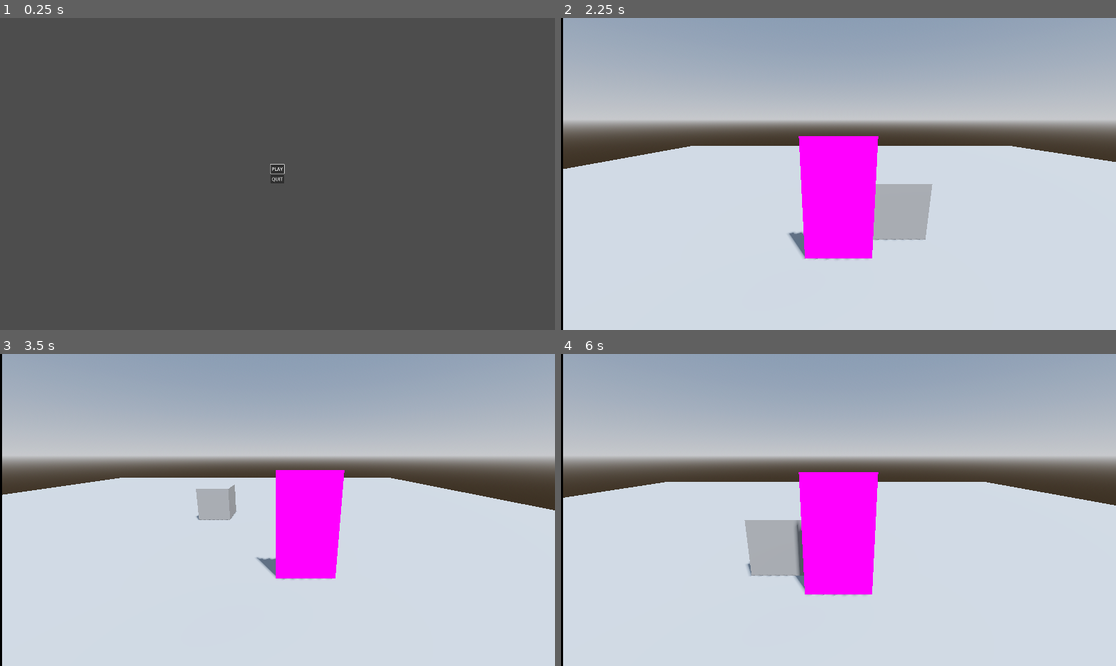
Above: before the commit, frames 1-4 (two rows, left to right).
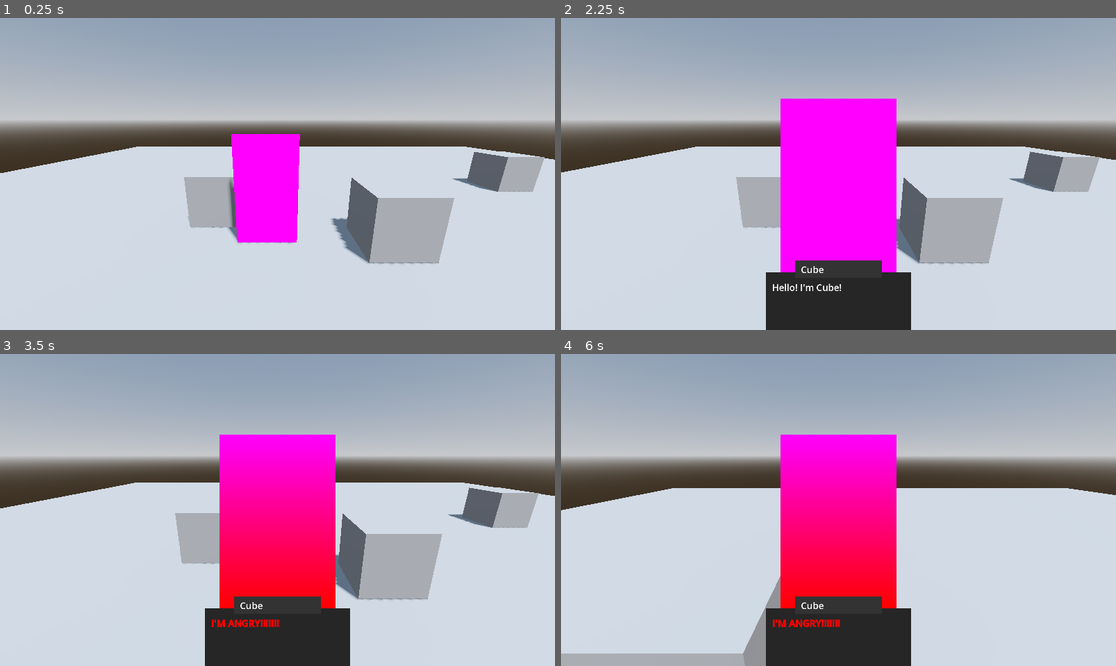
Above: after the commit, the same moments.

Repository: OIIOIIOI/gwj-79-v2
Game: Godot game, scene res://scenes/main/main.tscn
Same seed, same stepped clock (60 frames per second), same inputs: the game is played once before the commit and once after it. Before the commit the project starts from res://scenes/ui/title_screen/title_screen.tscn.
Inputs (mouse positions are in pixels of both pictures, inside the frame that each line leads up to):
- Up to frame 1 (0.25 s): no input
- Up to frame 2 (2.25 s): click (838, 167) at 0.5 s, where only the run before the commit has a clickable "PLAY"; hold Right (move_right) 1.28-2.03 s; tap E (action) at 1.35, 2.1 s; hold Down (move_down) from 2.03 s (still down)
- Up to frame 3 (3.5 s): release Down (move_down) at 2.78 s; hold Right (move_right) from 2.78 s (still down); tap E (action) at 2.85 s
- Up to frame 4 (6 s): release Right (move_right) at 3.53 s; hold Up (move_up) 3.53-4.28 s; tap E (action) every 0.75 s from 3.6 to 5.85 s; hold Left (move_left) 4.28-5.78 s; tap Enter at 5.75 s; hold Down (move_down) from 5.78 s (still down)

The runs differ from the first frame. In frame 1, 97% of the frame differs, in the area x 0-100%, y 0-100%; in frame 2, 18%; in frame 3, 25%; in frame 4, 22%.

Commit message:
dialog/interaction system

Diff:
--- /dev/null
+++ b/assets/ui/game_theme.tres
@@ -0,0 +1,12 @@
+[gd_resource type="Theme" load_steps=2 format=3 uid="uid://c4u5s2llrmm4u"]
+
+[sub_resource type="StyleBoxFlat" id="StyleBoxFlat_mldtx"]
+bg_color = Color(0.15, 0.15, 0.15, 1)
+
+[resource]
+default_font_size = 32
+MarginContainer/constants/margin_bottom = 20
+MarginContainer/constants/margin_left = 20
+MarginContainer/constants/margin_right = 20
+MarginContainer/constants/margin_top = 20
+Panel/styles/panel = SubResource("StyleBoxFlat_mldtx")
--- /dev/null
+++ b/autoload/game_data.gd
@@ -0,0 +1,4 @@
+extends Node
+
+
+var steps: Array[String] = []
--- a/autoload/game_events.gd
+++ b/autoload/game_events.gd
@@ -1,4 +1,5 @@
 extends Node
 
 
-#signal example(param: int)
+signal dialog_started()
+signal dialog_ended()
--- a/project.godot
+++ b/project.godot
@@ -11,16 +11,19 @@
 [application]
 
 config/name="GWJ 79 v2"
-run/main_scene="res://scenes/ui/title_screen/title_screen.tscn"
+run/main_scene="res://scenes/main/main.tscn"
 config/features=PackedStringArray("4.3", "Forward Plus")
 run/max_fps=60
-config/icon="res://icon.svg"
 
 [autoload]
 
 GameEnums="*res://autoload/game_enums.gd"
 GameEvents="*res://autoload/game_events.gd"
 SceneTransition="*res://autoload/scene_transition.tscn"
+
+[debug]
+
+gdscript/warnings/unused_signal=0
 
 [display]
 
@@ -38,8 +41,18 @@
 "res://addons/": "gray",
 "res://assets/": "orange",
 "res://autoload/": "pink",
+"res://resources/": "blue",
 "res://scenes/": "teal"
 }
+
+[global_group]
+
+interactables=""
+player=""
+
+[gui]
+
+theme/custom="res://assets/ui/game_theme.tres"
 
 [input]
 
@@ -91,3 +104,10 @@
 , Object(InputEventJoypadButton,"resource_local_to_scene":false,"resource_name":"","device":-1,"button_index":2,"pressure":0.0,"pressed":true,"script":null)
 ]
 }
+
+[layer_names]
+
+3d_physics/layer_1="world"
+3d_physics/layer_2="player"
+3d_physics/layer_3="interactable"
+3d_physics/layer_4="npc"
--- /dev/null
+++ b/resources/cube_dialog.tres
@@ -0,0 +1,44 @@
+[gd_resource type="Resource" script_class="Dialog" load_steps=10 format=3 uid="uid://bjnfa1aj6pb1n"]
+
+[ext_resource type="Script" path="res://resources/dialog_chunk.gd" id="1_1nhan"]
+[ext_resource type="Script" path="res://resources/game_action.gd" id="2_7cbtm"]
+[ext_resource type="Script" path="res://resources/dialog.gd" id="2_8sg7q"]
+
+[sub_resource type="Resource" id="Resource_0bvdo"]
+script = ExtResource("1_1nhan")
+speaker_name = ""
+text = "You approach the strange cube in the middle of the town square..."
+style = 1
+actions = Array[ExtResource("2_7cbtm")]([])
+
+[sub_resource type="PlaceholderTexture2D" id="PlaceholderTexture2D_xrxxu"]
+size = Vector2(400, 600)
+
+[sub_resource type="Resource" id="Resource_mo0k1"]
+script = ExtResource("1_1nhan")
+speaker_name = "Cube"
+sprite = SubResource("PlaceholderTexture2D_xrxxu")
+text = "Hello! I'm Cube!"
+style = 0
+actions = Array[ExtResource("2_7cbtm")]([])
+
+[sub_resource type="Gradient" id="Gradient_6vnmv"]
+colors = PackedColorArray(1, 0, 1, 1, 1, 0, 0, 1)
+
+[sub_resource type="GradientTexture2D" id="GradientTexture2D_dgn88"]
+gradient = SubResource("Gradient_6vnmv")
+width = 400
+height = 600
+fill_to = Vector2(0, 1)
+
+[sub_resource type="Resource" id="Resource_nqyxj"]
+script = ExtResource("1_1nhan")
+speaker_name = "Cube"
+sprite = SubResource("GradientTexture2D_dgn88")
+text = "I'M ANGRY!!!!!!!"
+style = 2
+actions = Array[ExtResource("2_7cbtm")]([])
+
+[resource]
+script = ExtResource("2_8sg7q")
+chunks = Array[ExtResource("1_1nhan")]([SubResource("Resource_0bvdo"), SubResource("Resource_mo0k1"), SubResource("Resource_nqyxj")])
--- /dev/null
+++ b/resources/dialog.gd
@@ -0,0 +1,5 @@
+extends Resource
+class_name Dialog
+
+
+@export var chunks: Array[DialogChunk] = []
--- /dev/null
+++ b/resources/dialog_chunk.gd
@@ -0,0 +1,15 @@
+extends Resource
+class_name DialogChunk
+
+enum DIALOG_CHUNK_STYLE {
+	Normal,
+	Comment,
+	Red,
+}
+
+
+@export var speaker_name := ""
+@export var sprite: Texture2D = null
+@export var text := ""
+@export var style: DialogChunk.DIALOG_CHUNK_STYLE = DIALOG_CHUNK_STYLE.Normal
+@export var actions: Array[GameAction] = []
--- /dev/null
+++ b/resources/game_action.gd
@@ -0,0 +1,6 @@
+extends Resource
+class_name GameAction
+
+
+@export var name := ""
+@export var value := ""
--- /dev/null
+++ b/scenes/components/interaction_component/interaction_component.gd
@@ -0,0 +1,33 @@
+extends Area3D
+class_name InteractionComponent
+
+
+@export var actions: Array[GameAction] = []
+@export var dialog: Dialog
+@export var radius := 1.0
+
+
+var is_active := false
+
+
+@onready var collision_shape_3d: CollisionShape3D = $CollisionShape3D
+
+
+func _ready() -> void:
+	var shape = collision_shape_3d.shape as CylinderShape3D
+	shape.radius = radius
+
+	body_entered.connect(on_body_entered)
+	body_exited.connect(on_body_exited)
+
+
+func on_body_entered(body: Node3D) -> void:
+	#print("on_body_entered", body.name)
+	if body is Player:
+		is_active = true
+
+
+func on_body_exited(body: Node3D) -> void:
+	#print("on_body_exited", body.name)
+	if body is Player:
+		is_active = false
--- /dev/null
+++ b/scenes/components/interaction_component/interaction_component.tscn
@@ -0,0 +1,12 @@
+[gd_scene load_steps=3 format=3 uid="uid://b1ld03ghdjeed"]
+
+[ext_resource type="Script" path="res://scenes/components/interaction_component/interaction_component.gd" id="1_6cic1"]
+
+[sub_resource type="CylinderShape3D" id="CylinderShape3D_7fefi"]
+radius = 1.0
+
+[node name="InteractionComponent" type="Area3D" groups=["interactables"]]
+script = ExtResource("1_6cic1")
+
+[node name="CollisionShape3D" type="CollisionShape3D" parent="."]
+shape = SubResource("CylinderShape3D_7fefi")
--- /dev/null
+++ b/scenes/components/interaction_manager/interaction_manager.gd
@@ -0,0 +1,82 @@
+extends Node
+class_name InteractionManager
+
+
+@export var dialog_ui: DialogUI
+@export var can_interact := true
+
+
+func _ready() -> void:
+	GameEvents.dialog_started.connect(on_dialog_started)
+	GameEvents.dialog_ended.connect(on_dialog_ended)
+
+
+func _process(_delta: float) -> void:
+	if can_interact && Input.is_action_just_pressed(&"action"):
+		activate_closest_interactable()
+
+
+func activate_closest_interactable() -> void:
+	var all_active := get_active_interactables()
+	#print("Found ", all_active.size(), " interactables")
+	var closest := get_closest_interactable(all_active)
+	#print("Closest: ", closest.name if closest else "None")
+	if closest:
+		activate_interactable(closest)
+
+
+func get_active_interactables() -> Array[InteractionComponent]:
+	var active_interactables: Array[InteractionComponent] = []
+
+	var interactables = get_tree().get_nodes_in_group(&"interactables")
+	for interactable in interactables:
+		if interactable is InteractionComponent:
+			if interactable.is_active:
+				active_interactables.append(interactable)
+
+	return active_interactables
+
+
+func get_closest_interactable(interactables: Array[InteractionComponent]) -> InteractionComponent:
+	if interactables.size() == 0:
+		return null
+	elif interactables.size() == 1:
+		return interactables[0]
+	else:
+		var player = get_tree().get_first_node_in_group(&"player")
+		if player is Player:
+			var closest_interactable := interactables[0]
+			var closest_distance := INF
+			var player_position: Vector3 = player.global_position
+			for interactable in interactables:
+				var distance := interactable.global_position.distance_squared_to(player_position)
+				if distance < closest_distance:
+					closest_distance = distance
+					closest_interactable = interactable
+			return closest_interactable
+		else:
+			return interactables[0]
+
+
+func activate_interactable(interactable: InteractionComponent) -> void:
+	#print("Activating ", interactable.name)
+	if interactable.dialog && dialog_ui:
+		dialog_ui.start_dialog(interactable.dialog)
+
+	if interactable.actions:
+		for action in interactable.actions:
+			execute_action(action)
+
+
+func execute_action(action:GameAction) -> void:
+	match action:
+		_:
+			print(action.name, ": ", action.value)
+
+
+func on_dialog_started() -> void:
+	can_interact = false
+
+
+func on_dialog_ended() -> void:
+	can_interact = true
--- /dev/null
+++ b/scenes/components/interaction_manager/interaction_manager.tscn
@@ -0,0 +1,6 @@
+[gd_scene load_steps=2 format=3 uid="uid://bdxgb2cbruj11"]
+
+[ext_resource type="Script" path="res://scenes/components/interaction_manager/interaction_manager.gd" id="1_s38sf"]
+
+[node name="InteractionManager" type="Node"]
+script = ExtResource("1_s38sf")
--- a/scenes/locations/town_square/town_square.tscn
+++ b/scenes/locations/town_square/town_square.tscn
@@ -1,4 +1,8 @@
-[gd_scene load_steps=5 format=3 uid="uid://ceqi82i6u6pkp"]
+[gd_scene load_steps=10 format=3 uid="uid://ceqi82i6u6pkp"]
+
+[ext_resource type="PackedScene" uid="uid://b1ld03ghdjeed" path="res://scenes/components/interaction_component/interaction_component.tscn" id="1_7ivpw"]
+[ext_resource type="Script" path="res://resources/game_action.gd" id="2_4t0ku"]
+[ext_resource type="Resource" uid="uid://bjnfa1aj6pb1n" path="res://resources/cube_dialog.tres" id="2_qdubf"]
 
 [sub_resource type="WorldBoundaryShape3D" id="WorldBoundaryShape3D_ojx1x"]
 
@@ -8,6 +12,16 @@
 [sub_resource type="BoxShape3D" id="BoxShape3D_mp5tw"]
 
 [sub_resource type="BoxMesh" id="BoxMesh_sfaif"]
+
+[sub_resource type="Resource" id="Resource_n60lr"]
+script = ExtResource("2_4t0ku")
+name = "add_step"
+value = "step_a"
+
+[sub_resource type="Resource" id="Resource_a42ge"]
+script = ExtResource("2_4t0ku")
+name = "update_score"
+value = "42"
 
 [node name="TownSquare" type="Node3D"]
 
@@ -21,9 +35,50 @@
 
 [node name="Cube" type="StaticBody3D" parent="."]
 transform = Transform3D(1, 0, 0, 0, 1, 0, 0, 0, 1, 0, 0.5, 0)
+collision_layer = 8
+collision_mask = 3
 
 [node name="CollisionShape3D" type="CollisionShape3D" parent="Cube"]
 shape = SubResource("BoxShape3D_mp5tw")
 
 [node name="MeshInstance3D" type="MeshInstance3D" parent="Cube"]
 mesh = SubResource("BoxMesh_sfaif")
+
+[node name="CubeIC" parent="Cube" instance=ExtResource("1_7ivpw")]
+collision_layer = 4
+collision_mask = 2
+actions = Array[ExtResource("2_4t0ku")]([SubResource("Resource_n60lr"), SubResource("Resource_a42ge")])
+dialog = ExtResource("2_qdubf")
+
+[node name="Cube2" type="StaticBody3D" parent="."]
+transform = Transform3D(1, 0, 0, 0, 1, 0, 0, 0, 1, 5, 0.5, -3)
+collision_layer = 8
+collision_mask = 3
+
+[node name="CollisionShape3D" type="CollisionShape3D" parent="Cube2"]
+shape = SubResource("BoxShape3D_mp5tw")
+
+[node name="MeshInstance3D" type="MeshInstance3D" parent="Cube2"]
+mesh = SubResource("BoxMesh_sfaif")
+
+[node name="Cube2IC" parent="Cube2" instance=ExtResource("1_7ivpw")]
+collision_layer = 4
+collision_mask = 2
+dialog = ExtResource("2_qdubf")
+
+[node name="Cube3" type="StaticBody3D" parent="."]
+transform = Transform3D(1, 0, 0, 0, 1, 0, 0, 0, 1, -3, 0.5, -1)
+collision_layer = 8
+collision_mask = 3
+
+[node name="CollisionShape3D" type="CollisionShape3D" parent="Cube3"]
+shape = SubResource("BoxShape3D_mp5tw")
+
+[node name="MeshInstance3D" type="MeshInstance3D" parent="Cube3"]
+mesh = SubResource("BoxMesh_sfaif")
+
+[node name="Cube3IC" parent="Cube3" instance=ExtResource("1_7ivpw")]
+collision_layer = 4
+collision_mask = 2
+dialog = ExtResource("2_qdubf")
+radius = 3.0
--- a/scenes/main/main.tscn
+++ b/scenes/main/main.tscn
@@ -1,7 +1,9 @@
-[gd_scene load_steps=6 format=3 uid="uid://do5x56a1ql3ul"]
+[gd_scene load_steps=8 format=3 uid="uid://do5x56a1ql3ul"]
 
 [ext_resource type="PackedScene" uid="uid://ceqi82i6u6pkp" path="res://scenes/locations/town_square/town_square.tscn" id="1_4pjjh"]
 [ext_resource type="PackedScene" uid="uid://bm7lmhrturpas" path="res://scenes/player/player.tscn" id="2_5wouh"]
+[ext_resource type="PackedScene" uid="uid://bdxgb2cbruj11" path="res://scenes/components/interaction_manager/interaction_manager.tscn" id="3_sfjks"]
+[ext_resource type="PackedScene" uid="uid://cghqe17ct1qg6" path="res://scenes/ui/dialog_ui/dialog_ui.tscn" id="4_v0f87"]
 
 [sub_resource type="ProceduralSkyMaterial" id="ProceduralSkyMaterial_s7ki5"]
 sky_horizon_color = Color(0.64625, 0.65575, 0.67075, 1)
@@ -30,3 +32,8 @@
 
 [node name="Player" parent="." instance=ExtResource("2_5wouh")]
 transform = Transform3D(1, 0, 0, 0, 1, 0, 0, 0, 1, -2, 0, 0)
+
+[node name="InteractionManager" parent="." node_paths=PackedStringArray("dialog_ui") instance=ExtResource("3_sfjks")]
+dialog_ui = NodePath("../DialogUI")
+
+[node name="DialogUI" parent="." instance=ExtResource("4_v0f87")]
--- a/scenes/player/player.gd
+++ b/scenes/player/player.gd
@@ -3,9 +3,10 @@
 
 
 @export var facing_left := false
+@export var can_move := true
 
 
-const SPEED = 5.0
+const SPEED = 4.0
 
 
 @onready var visuals: Node3D = $Visuals
@@ -16,12 +17,19 @@
 func _ready() -> void:
 	visuals.scale.x = -1.0 if facing_left else 1.0
 
+	GameEvents.dialog_started.connect(on_dialog_started)
+	GameEvents.dialog_ended.connect(on_dialog_ended)
+
 
 func _physics_process(delta: float) -> void:
 	if not is_on_floor():
 		velocity += get_gravity() * delta
 
+	# Get input direction
 	var input_dir := Input.get_vector(&"move_left", &"move_right", &"move_up", &"move_down")
+	if !can_move:
+		input_dir = Vector2.ZERO
+
 	var direction := (transform.basis * Vector3(input_dir.x, 0, input_dir.y)).normalized()
 	if direction:
 		#animation_player.play(&"walk")
@@ -43,3 +51,11 @@
 
 func handle_camera():
 	camera_controller.position = lerp(camera_controller.position, position, 0.15)
+
+
+func on_dialog_started() -> void:
+	can_move = false
+
+
+func on_dialog_ended() -> void:
+	can_move = true
--- a/scenes/player/player.tscn
+++ b/scenes/player/player.tscn
@@ -8,7 +8,9 @@
 [sub_resource type="BoxShape3D" id="BoxShape3D_21n38"]
 size = Vector3(1, 1.8, 0.2)
 
-[node name="Player" type="CharacterBody3D"]
+[node name="Player" type="CharacterBody3D" groups=["player"]]
+collision_layer = 2
+collision_mask = 13
 script = ExtResource("1_35mox")
 
 [node name="Visuals" type="Node3D" parent="."]
--- /dev/null
+++ b/scenes/ui/dialog_ui/dialog_ui.gd
@@ -0,0 +1,98 @@
+extends CanvasLayer
+class_name DialogUI
+
+
+var is_active := false
+var current_dialog: Dialog
+var current_chunk_index := 0
+
+
+@onready var name_panel: Panel = %NamePanel
+@onready var name_label: Label = %NameLabel
+@onready var text_label: RichTextLabel = %TextLabel
+@onready var speaker_sprite: TextureRect = %SpeakerSprite
+
+
+func _ready() -> void:
+	is_active = false
+	reset_ui()
+
+
+func reset_ui() -> void:
+	visible = false
+	name_panel.visible = false
+	name_label.text = ""
+	text_label.text = ""
+	speaker_sprite.texture = null
+
+
+func _process(_delta: float) -> void:
+	if is_active && Input.is_action_just_pressed(&"action"):
+		display_next_chunk()
+
+
+func start_dialog(dialog: Dialog) -> void:
+	if dialog == null || dialog.chunks.size() == 0:
+		return
+
+	visible = true
+	current_dialog = dialog
+	current_chunk_index = 0
+
+	display_current_chunk()
+
+	GameEvents.dialog_started.emit()
+
+	await get_tree().process_frame
+	is_active = true
+
+
+func end_dialog() -> void:
+	reset_ui()
+
+	is_active = false
+	current_dialog = null
+	current_chunk_index = 0
+
+	GameEvents.dialog_ended.emit()
+
+
+func display_current_chunk() -> void:
+	var chunk := current_dialog.chunks[current_chunk_index]
+
+	# Set text style and content
+	text_label.text = ""
+	match chunk.style:
+		DialogChunk.DIALOG_CHUNK_STYLE.Comment:
+			text_label.push_italics()
+			text_label.append_text(chunk.text)
+			text_label.pop()
+		DialogChunk.DIALOG_CHUNK_STYLE.Red:
+			text_label.push_bold()
+			text_label.push_color(Color.RED)
+			text_label.append_text(chunk.text)
+			text_label.pop_all()
+		_:
+			text_label.append_text(chunk.text)
+
+	# Show speaker name if specified
+	if !chunk.speaker_name.is_empty():
+		name_label.text = chunk.speaker_name
+		name_panel.visible = true
+	else:
+		name_label.text = ""
+		name_panel.visible = false
+
+	# Set speaker sprite if specified
+	if chunk.sprite:
+		speaker_sprite.texture = chunk.sprite
+	else:
+		speaker_sprite.texture = null
+
+
+func display_next_chunk() -> void:
+	if current_chunk_index < current_dialog.chunks.size() - 1:
+		current_chunk_index += 1
+		display_current_chunk()
+	else:
+		end_dialog()
--- /dev/null
+++ b/scenes/ui/dialog_ui/dialog_ui.tscn
@@ -0,0 +1,85 @@
+[gd_scene load_steps=4 format=3 uid="uid://cghqe17ct1qg6"]
+
+[ext_resource type="Script" path="res://scenes/ui/dialog_ui/dialog_ui.gd" id="1_g8obg"]
+
+[sub_resource type="PlaceholderTexture2D" id="PlaceholderTexture2D_nvpu7"]
+size = Vector2(400, 600)
+
+[sub_resource type="StyleBoxFlat" id="StyleBoxFlat_xbstx"]
+bg_color = Color(0.2, 0.2, 0.2, 1)
+
+[node name="DialogUI" type="CanvasLayer"]
+script = ExtResource("1_g8obg")
+
+[node name="CenterContainer" type="CenterContainer" parent="."]
+anchors_preset = 7
+anchor_left = 0.5
+anchor_top = 1.0
+anchor_right = 0.5
+anchor_bottom = 1.0
+grow_horizontal = 2
+grow_vertical = 0
+
+[node name="VBoxContainer" type="VBoxContainer" parent="CenterContainer"]
+layout_mode = 2
+theme_override_constants/separation = 0
+
+[node name="SpeakerSprite" type="TextureRect" parent="CenterContainer/VBoxContainer"]
+unique_name_in_owner = true
+layout_mode = 2
+size_flags_vertical = 8
+texture = SubResource("PlaceholderTexture2D_nvpu7")
+stretch_mode = 5
+
+[node name="NamePanel" type="Panel" parent="CenterContainer/VBoxContainer/SpeakerSprite"]
+unique_name_in_owner = true
+z_index = 1
+custom_minimum_size = Vector2(300, 60)
+layout_mode = 1
+anchors_preset = 7
+anchor_left = 0.5
+anchor_top = 1.0
+anchor_right = 0.5
+anchor_bottom = 1.0
+offset_left = -150.0
+offset_top = -40.0
+offset_right = 150.0
+offset_bottom = 20.0
+grow_horizontal = 2
+grow_vertical = 0
+size_flags_horizontal = 4
+theme_override_styles/panel = SubResource("StyleBoxFlat_xbstx")
+
+[node name="MarginContainer" type="MarginContainer" parent="CenterContainer/VBoxContainer/SpeakerSprite/NamePanel"]
+layout_mode = 1
+anchors_preset = 15
+anchor_right = 1.0
+anchor_bottom = 1.0
+grow_horizontal = 2
+grow_vertical = 2
+
+[node name="NameLabel" type="Label" parent="CenterContainer/VBoxContainer/SpeakerSprite/NamePanel/MarginContainer"]
+unique_name_in_owner = true
+layout_mode = 2
+text = "NPC Name"
+
+[node name="TextPanel" type="Panel" parent="CenterContainer/VBoxContainer"]
+custom_minimum_size = Vector2(500, 200)
+layout_mode = 2
+
+[node name="MarginContainer" type="MarginContainer" parent="CenterContainer/VBoxContainer/TextPanel"]
+layout_mode = 1
+anchors_preset = 15
+anchor_right = 1.0
+anchor_bottom = 1.0
+grow_horizontal = 2
+grow_vertical = 2
+theme_override_constants/margin_top = 30
+theme_override_constants/margin_bottom = 30
+
+[node name="TextLabel" type="RichTextLabel" parent="CenterContainer/VBoxContainer/TextPanel/MarginContainer"]
+unique_name_in_owner = true
+layout_mode = 2
+bbcode_enabled = true
+text = "This is a dialog chunk for a very interesting NPC..."
+scroll_active = false
Not shown, added: export_presets.cfg
